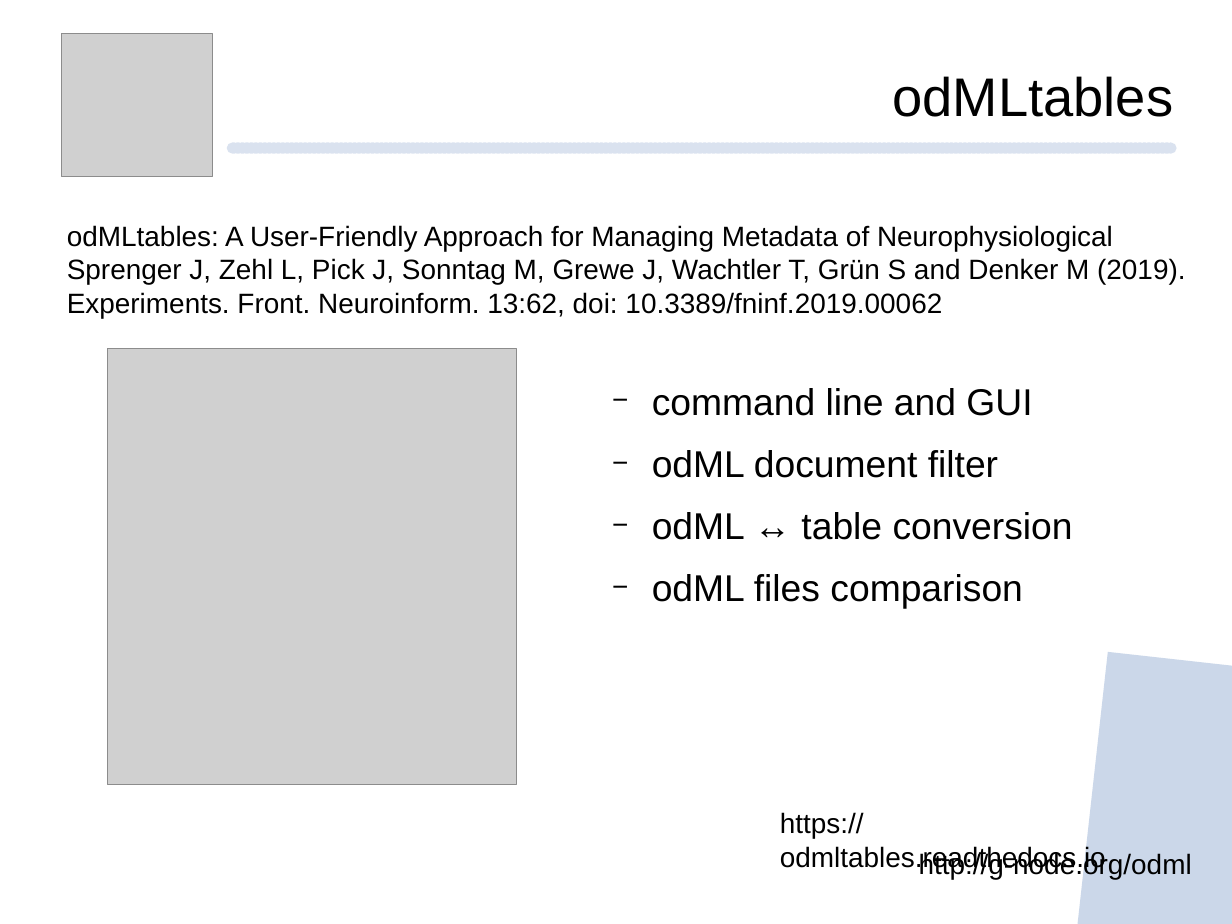
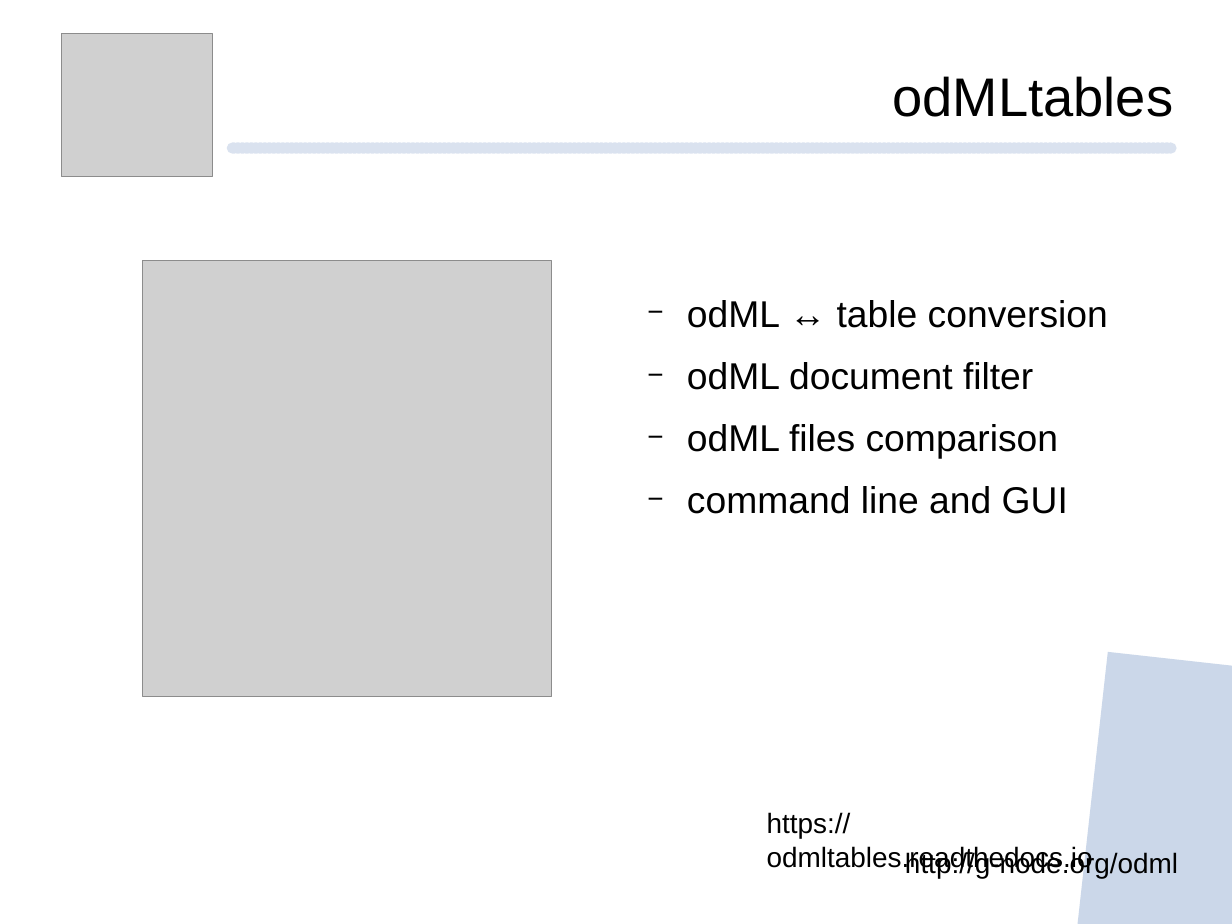
Before and after one commit to mpsonntag/prespost, a slide deck: slide 13 of 202009_BCCN_online/202009_BCCN_Online_conference.odp (slide 12 before the commit). Drawn at 1232x924 pixels with LibreOffice and Linux fonts; fonts in the diff are those of the drawing; grey boxes stand for pictures; background and template pictures are left out. Boxes give left, top, right and bottom in pixels: in the first picture for what was removed or moved away, otherwise in the second. Text is boxed around its words. In the diff, an @@ line names an element or a change of style, - is before the commit and + after.

```diff
--- a/202009_BCCN_online/202009_BCCN_Online_conference.odp
+++ b/202009_BCCN_online/202009_BCCN_Online_conference.odp
@@ text removed at [67,225,1185,318] @@
-odMLtables: A User-Friendly Approach for Managing Metadata of Neurophysiological
-Sprenger J, Zehl L, Pick J, Sonntag M, Grewe J, Wachtler T, Grün S and Denker M (2019).
-Experiments. Front. Neuroinform. 13:62, doi: 10.3389/fninf.2019.00062
@@ picture: place and size @@
-picture at [107,349,517,785]
+picture at [143,260,552,696]
@@ text added at [687,300,1108,514], 24 pt, text #000000 @@
+  − odML ↔ table conversion
+  − odML document filter
+  − odML files comparison
+  − command line and GUI
@@ text removed at [652,388,1073,609] @@
-  − command line and GUI
-  − odML document filter
-  − odML ↔ table conversion
-  − odML files comparison
@@ text "https://odmltables.readthedocs.io": place and size @@
-text "https://odmltables.readthedocs.io" at [780,812,1106,872]
+text "https://odmltables.readthedocs.io" at [767,812,1093,872]
@@ text "http://g-node.org/odml": place and size @@
-text "http://g-node.org/odml" at [919,852,1192,879]
+text "http://g-node.org/odml" at [905,852,1178,879]
```
Also in this commit, not shown: 9 other slides changed, 1 slide added.
